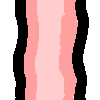
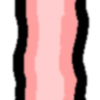
The second w=100, h=100 image is a revision of the first. Changes to its layers:
moved "Layer #1" above "Layer #2", painted on it over box(11, 0, 91, 100)
hid "Layer #2" over box(24, 0, 78, 100)
hid "Layer #3" over box(29, 0, 71, 100)
